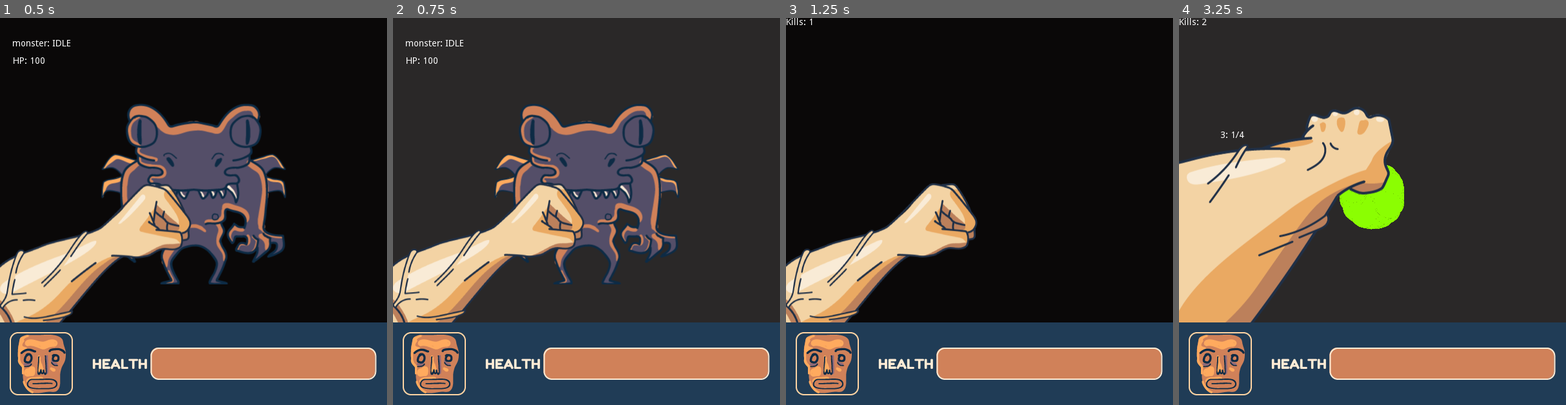
Above: before the commit, frames 1-4 (left to right).
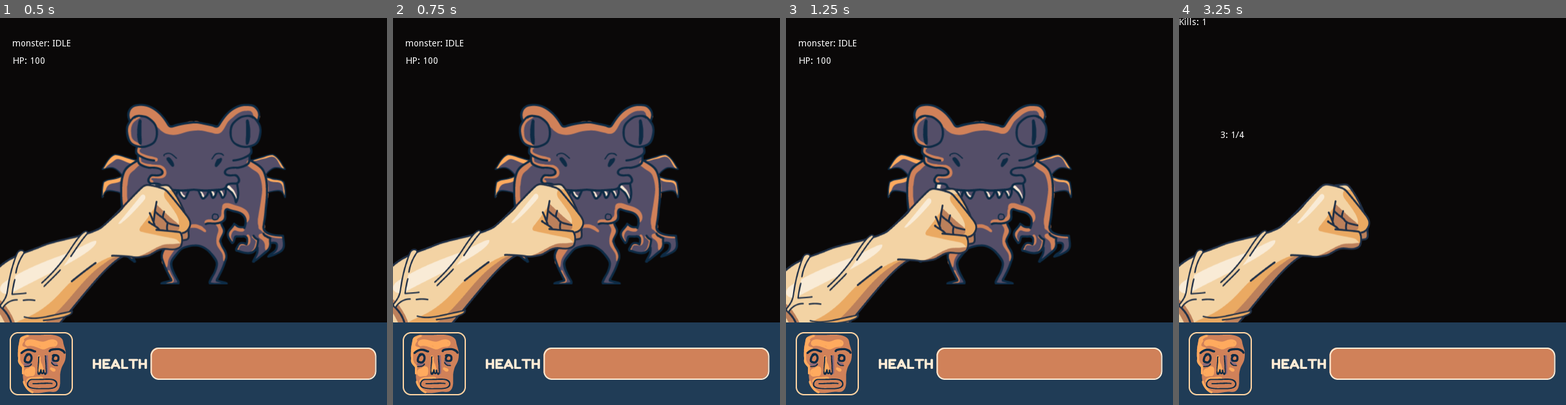
Above: after the commit, the same moments.

Repository: blackmambastudio/mocho
Game: Godot game, scene res://Game.tscn
Two runs of this game, one before a commit and one after it. Both use one fixed random seed, a clock stepped at 60 frames per second and the inputs below.
Inputs (mouse positions are in pixels of both pictures, inside the frame that each line leads up to):
- Up to frame 1 (0.5 s): no input
- Up to frame 2 (0.75 s): tap D (block, bound only after the commit) at 0.6 s; click (586, 211) at 0.67 s
- Up to frame 3 (1.25 s): tap K (hit, bound only after the commit) at 0.8 s
- Up to frame 4 (3.25 s): move the mouse to (1295, 230) at 1.27 s; tap K (hit, bound only after the commit) at 1.35, 2.3, 2.85 s; click (1295, 230) at 1.42 s; tap D (block, bound only after the commit) at 1.55, 2.1, 3.05 s; move the mouse to (1411, 126) at 2.02 s; click (1411, 126) at 2.17 s; move the mouse to (1353, 288) at 2.77 s; click (1353, 288) at 2.92 s

Frame 1 is identical in both runs. In frame 2, 59% of the frame differs, in the area x 0-100%, y 0-79%; in frame 3, 16%; in frame 4, 77%.

Commit message:
tunning times

Diff:
--- a/Fighter.tscn
+++ b/Fighter.tscn
@@ -8,6 +8,10 @@
 margin_right = 87.6131
 margin_bottom = 94.415
 script = ExtResource( 1 )
+time_to_block = 0.15
+time_to_hit = 0.2
+time_dodge = 0.15
+time_blocking = 0.2
 
 [node name="Label" type="Label" parent="."]
 margin_left = 19.0452
--- a/Game.gd
+++ b/Game.gd
@@ -72,18 +72,18 @@
 	match status:
 		STATUS.HIT:
 			$AudioManager/Mocho/SFX_Whoosh.play()
-			$Background.color = Color('669966')
+			pass
 			self.kill_monster()
 		STATUS.IDLE:
-			$Background.color = Color('0a0808')
+			pass
 		STATUS.TO_HIT:
-			$Background.color = Color('2a2828')
+			pass
 		STATUS.RELEASE:
-			$Background.color = Color('2a2828')
+			pass
 		STATUS.TO_BLOCK:
-			$Background.color = Color('2a2828')
+			pass
 		STATUS.BLOCK:
-			$Background.color = Color('222249')
+			pass
 
 	if current_monster:
 		current_monster.set_mocho_status(status)
@@ -97,10 +97,6 @@
 func on_metronome_note(beat, tick):
 	if current_monster:
 		current_monster.solve_next(beat, tick)
-	if tick == 0 or tick == 1:
-		$Background.color = Color('111111')
-	else:
-		$Background.color = Color('666666')
 
 	if tick % 4 == 0:
 		$Tempo.text = str(beat) + ': '+str(tick/4 + 1) + '/4'
--- a/Game.tscn
+++ b/Game.tscn
@@ -37,6 +37,9 @@
 margin_left = -300.0
 margin_right = 300.0
 id = "mocho"
+time_to_block = 0.2
+time_dodge = 0.1
+time_blocking = 0.1
 
 [node name="AudioManager" type="Control" parent="."]
 editor/display_folded = true
--- a/Mocho.gd
+++ b/Mocho.gd
@@ -25,3 +25,11 @@
 			$AnimationPlayer.play("GetHit", -1, 2.0)
 		else:
 			$AnimationPlayer.play("BlockHit", -1, 1.3)
+
+func _process(delta):
+	if Input.is_action_just_pressed("hit"):
+		self.hit()
+	elif Input.is_action_just_pressed("block"):
+		self.block()
+	elif Input.is_action_just_released("block"):
+		self.unblock()
--- a/Mocho.tscn
+++ b/Mocho.tscn
@@ -80,13 +80,14 @@
 "values": [ Vector2( 0, 0 ), Vector2( 0, 10 ), Vector2( 0, 0 ), Vector2( 0, 5 ) ]
 }
 
-[node name="Mocho" instance=ExtResource( 1 )]
+[node name="Mocho" index="0" instance=ExtResource( 1 )]
 margin_left = 0.0
 margin_top = 0.0
 margin_right = 600.0
 margin_bottom = 472.0
 mouse_filter = 2
 script = ExtResource( 2 )
+hp = 1000.0
 
 [node name="Label" parent="." index="0"]
 visible = false
--- a/Monster.gd
+++ b/Monster.gd
@@ -1,6 +1,6 @@
 extends "res://Fighter.gd"
 
-export (float) var reflexes = 0.8
+export (float) var reflexes = 0.95
 
 # to dodge...
 # dodge
@@ -12,14 +12,14 @@
 # 2 to be alert!
 # 1 to attack
 var status_pattern = [
-	[2,2,2,2,2,2,2,0,2,2,2,2,2,2,2,0],
-	[0,0,0,0,0,0,0,0,0,0,0,0,0,0,0,0],
-	[0,0,0,0,0,0,0,0,0,0,0,0,0,0,0,0],
+	[2,2,2,2,2,2,2,2,2,2,2,2,2,2,2,2],
+	[2,2,2,2,2,2,2,2,2,2,2,2,2,2,2,2],
 	[1,0,0,0,0,0,0,0,0,0,0,0,0,0,0,0],
-	[0,0,0,0,0,0,0,0,0,0,0,0,0,0,0,0],
-	[1,0,0,0,0,0,0,0,0,0,0,0,0,0,0,0],
-	[2,2,2,2,0,0,0,0,2,2,2,2,0,0,0,0],
-	[0,0,0,0,0,0,0,0,0,0,0,0,0,0,0,0]
+	[2,2,2,2,2,2,2,2,2,2,2,2,2,2,2,2],
+	[1,2,2,2,2,2,2,2,2,2,2,2,2,2,2,2],
+	[2,2,2,2,2,2,2,2,2,2,2,2,2,2,2,2],
+	[1,2,2,2,2,2,2,2,2,2,2,2,2,2,2,2],
+	[2,2,2,2,2,2,2,2,2,2,2,2,2,2,2,2]
 ]
 onready var beats_lenght = len(status_pattern)
 
@@ -33,6 +33,7 @@
 	if current_status != STATUS.IDLE: return
 	if self.mocho_status != STATUS.TO_HIT: return
 	var value = randf()
+	print(value)
 	if chance > value:
 		self.set_status(STATUS.TO_DODGE)
 
@@ -56,14 +57,16 @@
 			$Sprite.set_frame(2)
 		STATUS.DODGE:
 			# trigger the dogging animation
-			if randi() % 40 < 20:
+			if randf() < 0.5:
 				$AnimationPlayer.play("DodgeLeft", -1, 1.5)
 			else:
 				$AnimationPlayer.play("DodgeRight", -1, 1.5)
 	.set_status(status)
 
 func get_damage(damage):
+	print('>> ', STATUS.keys()[self.current_status])
 	.get_damage(damage)
+
 	if self.damaged:
 		$Sprite.set_frame(3)
 		yield(get_tree().create_timer(0.05), "timeout")
--- a/Monster.tscn
+++ b/Monster.tscn
@@ -14,7 +14,7 @@
 tracks/0/imported = false
 tracks/0/enabled = true
 tracks/0/keys = {
-"times": PoolRealArray( 0, 0.3, 0.497065 ),
+"times": PoolRealArray( 0, 0.2, 0.497065 ),
 "transitions": PoolRealArray( 0.5, 1, 0.5 ),
 "update": 0,
 "values": [ Vector2( 300, 230 ), Vector2( 190, 230 ), Vector2( 300, 230 ) ]
@@ -30,13 +30,13 @@
 tracks/0/imported = false
 tracks/0/enabled = true
 tracks/0/keys = {
-"times": PoolRealArray( 0, 0.3, 0.5 ),
+"times": PoolRealArray( 0, 0.2, 0.5 ),
 "transitions": PoolRealArray( -2, 1, -2 ),
 "update": 0,
 "values": [ Vector2( 300, 230 ), Vector2( 410, 230 ), Vector2( 300, 230 ) ]
 }
 
-[node name="Monster" index="0" instance=ExtResource( 1 )]
+[node name="Monster" instance=ExtResource( 1 )]
 anchor_right = 1.0
 anchor_bottom = 1.0
 margin_left = 0.0
@@ -46,6 +46,8 @@
 mouse_filter = 2
 script = ExtResource( 2 )
 id = "monster"
+time_release = 0.15
+time_to_hit = 0.3
 
 [node name="Sprite" type="Sprite" parent="." index="2"]
 position = Vector2( 300, 230 )
--- a/project.godot
+++ b/project.godot
@@ -29,6 +29,19 @@
 window/stretch/mode="2d"
 window/stretch/aspect="keep"
 
+[input]
+
+hit={
+"deadzone": 0.5,
+"events": [ Object(InputEventKey,"resource_local_to_scene":false,"resource_name":"","device":0,"alt":false,"shift":false,"control":false,"meta":false,"command":false,"pressed":false,"scancode":75,"unicode":0,"echo":false,"script":null)
+ ]
+}
+block={
+"deadzone": 0.5,
+"events": [ Object(InputEventKey,"resource_local_to_scene":false,"resource_name":"","device":0,"alt":false,"shift":false,"control":false,"meta":false,"command":false,"pressed":false,"scancode":68,"unicode":0,"echo":false,"script":null)
+ ]
+}
+
 [rendering]
 
 quality/driver/driver_name="GLES2"
